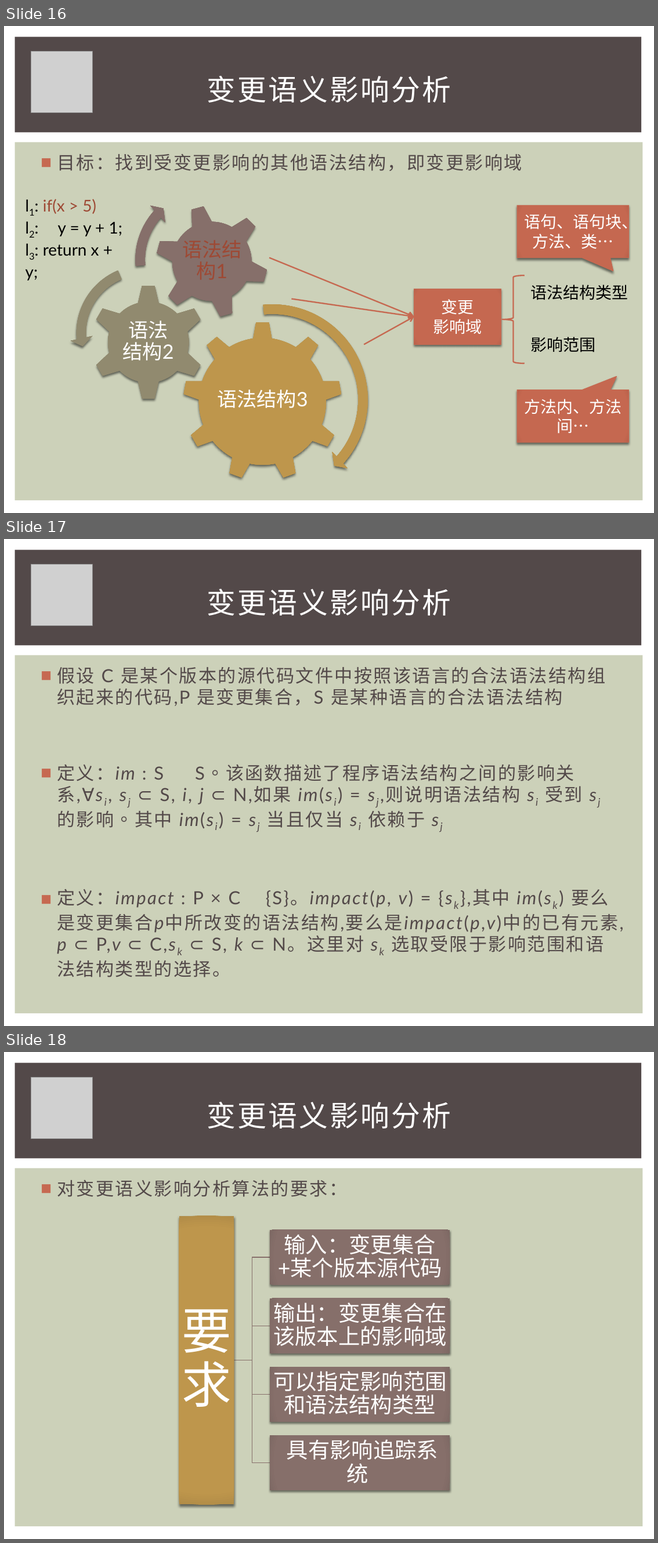
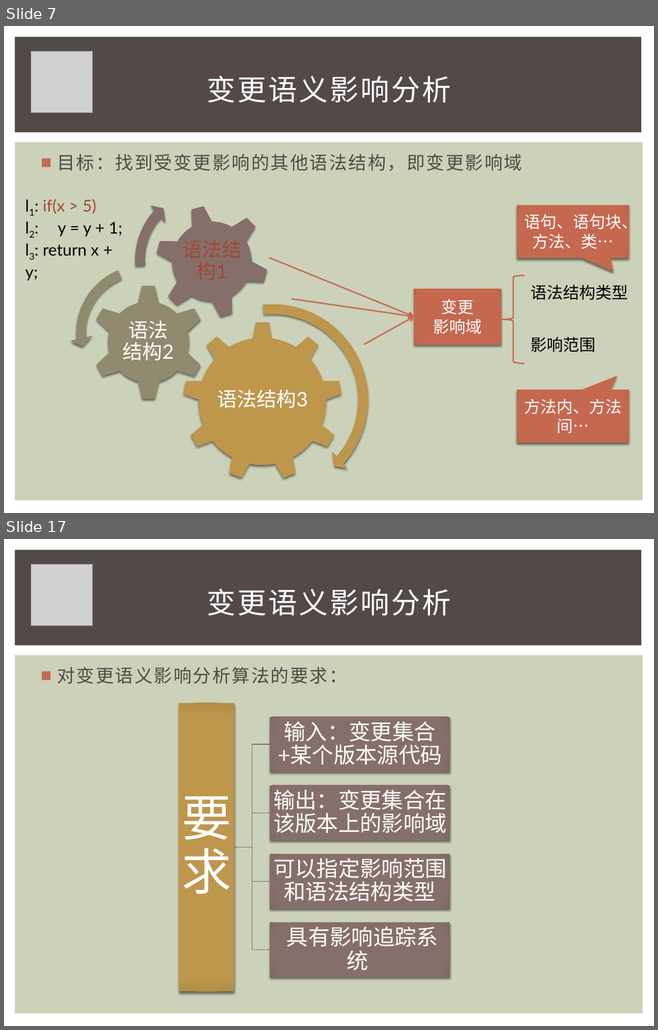
Before and after one commit to iewrer/mythesis, a slide deck: 答辩PPT.pptx. Shown one above the other, each under a label of ours: slides 16, 17 and 18 before the commit, slides 7 and 17 after it; the slides between them are not shown. The pictures are 658x1543 and 658x1030 pixels, drawn with LibreOffice and Linux fonts; fonts in the diff are those of the drawing; grey boxes stand for pictures; background and template pictures are left out. Boxes give left, top, right and bottom in pixels: in the first picture for what was removed or moved away, otherwise in the second. Text is boxed around its words. In the diff, an @@ line names an element or a change of style, - is before the commit and + after.

```diff
--- a/答辩PPT.pptx
+++ b/答辩PPT.pptx
@@ slide 17 removed at (x1=4, y1=539, x2=654, y2=1026), background #FFFFFF; not listed: 2 template elements that a slide beside it also shows @@
@@ picture removed at (x1=31, y1=565, x2=92, y2=625) @@
@@ title removed at (x1=207, y1=589, x2=451, y2=616) @@
-变更语义影响分析
@@ text removed at (x1=57, y1=667, x2=623, y2=977) @@
-■ 假设 C 是某个版本的源代码文件中按照该语言的合法语法结构组织起来的代码,P 是变更集合，S 是某种语言的合法语法结构
-■ 定义：im : S S。该函数描述了程序语法结构之间的影响关系,∀si, sj ⊂ S, i, j ⊂ N,如果 im(si) = sj,则说明语法结构 si 受到 sj 的影响。其中 im(si) = sj 当且仅当 si 依赖于 sj
-■ 定义：impact : P × C {S}。impact(p, v) = {sk},其中 im(sk) 要么是变更集合p中所改变的语法结构,要么是impact(p,v)中的已有元素,p ⊂ P,v ⊂ C,sk ⊂ S, k ⊂ N。这里对 sk 选取受限于影响范围和语法结构类型的选择。
@@ what was slide 16 is now slide 7 @@
@@ what was slide 18 is now slide 17 @@
```
Also in this commit, not shown: 5 slides changed, 3 other slides removed, 2 other files.
